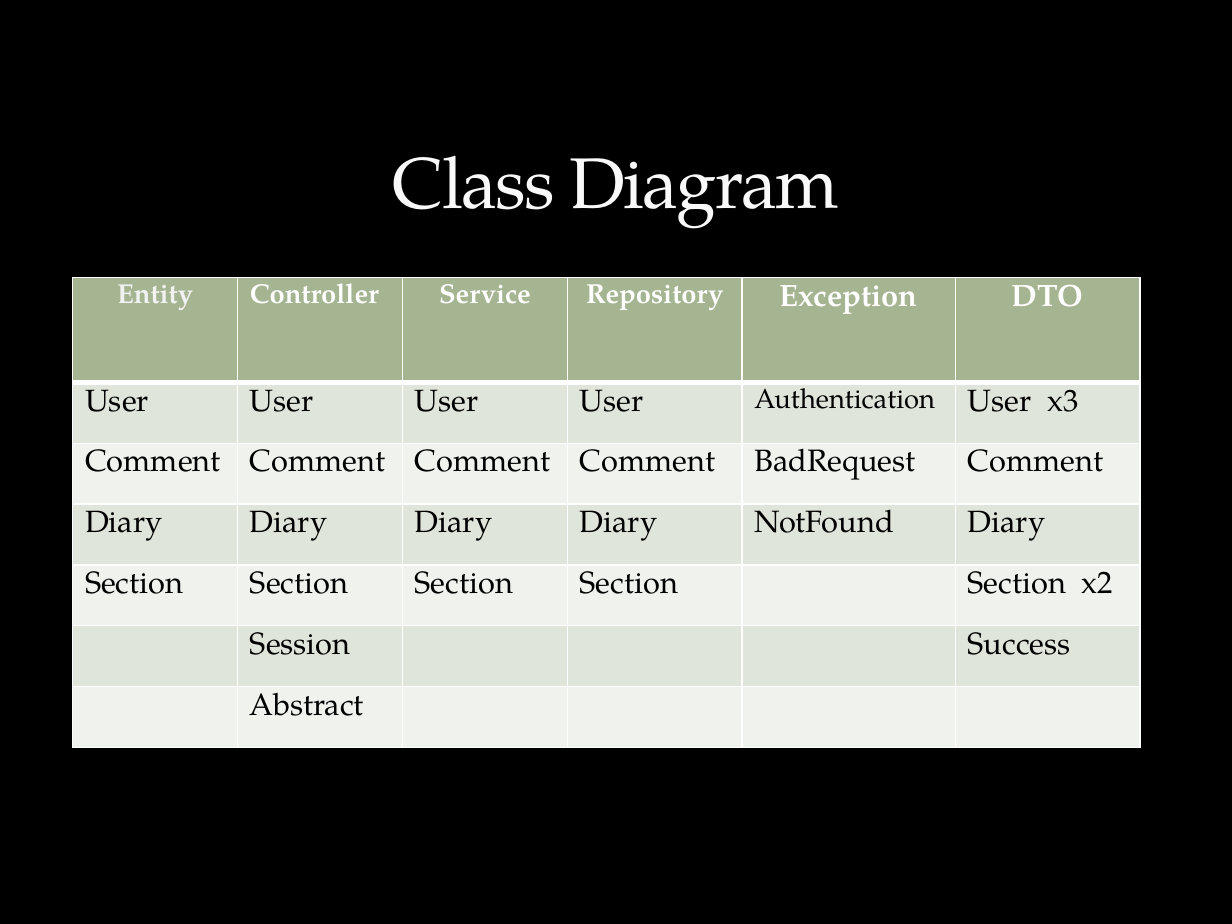
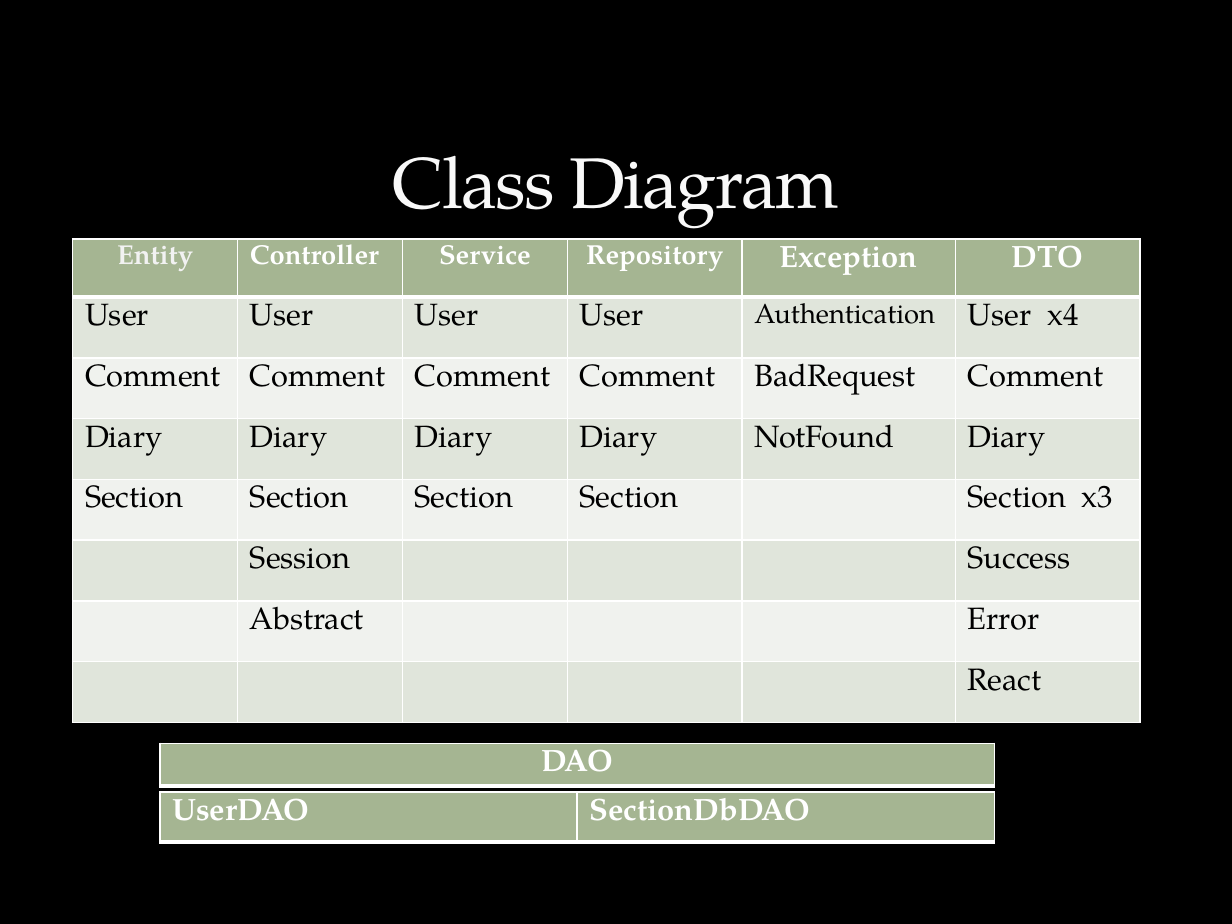
Before and after one commit to KrastevMario/onlineDiary, a slide deck: slide 6 of ITTalentsPresentation.pptx (slide 5 before the commit). Drawn at 1232x924 pixels with LibreOffice and Linux fonts; fonts in the diff are those of the drawing; background and template pictures are left out. Boxes give left, top, right and bottom in pixels: in the first picture for what was removed or moved away, otherwise in the second. Text is boxed around its words. In the diff, an @@ line names an element or a change of style, - is before the commit and + after.

Commit message:
final presentation

```diff
--- a/ITTalentsPresentation.pptx
+++ b/ITTalentsPresentation.pptx
@@ table at bbox=[73, 239, 1141, 723] @@
-row 2, column 6: User x3
+row 2, column 6: User x4
-row 5, column 6: Section x2
+row 5, column 6: Section x3
-row 7:  | Abstract |  |  |  | 
+row 7:  | Abstract |  |  |  | Error
+row 8:  |  |  |  |  | React
@@ table: place and size @@
-table at bbox=[73, 277, 1141, 747]
+table at bbox=[73, 239, 1141, 723]
@@ table added at bbox=[160, 743, 994, 792], 1 rows, 1 columns @@
+DAO
@@ table added at bbox=[160, 792, 995, 843], 1 rows, 2 columns @@
+UserDAO | SectionDbDAO
```
Also in this commit, not shown: 2 other slides changed, 1 slide added, 1 other file.
